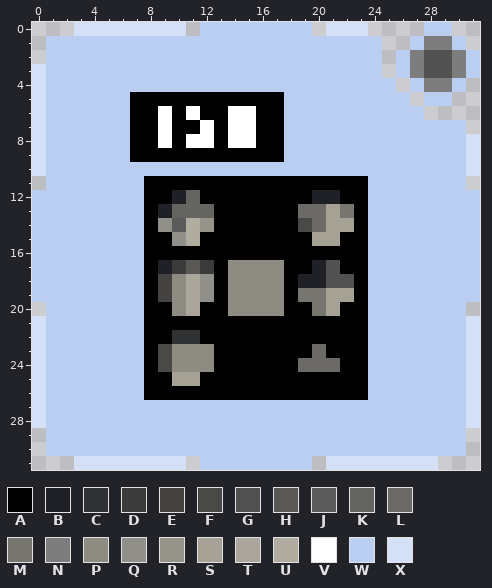
One commit to this pixel-art sprite: Icons/Gemory.png. That is the earlier state.
The file is 32x32 pixels. Colours within 5 levels of each other are drawn and written as one.
Palette (. is transparent): A #010101  B #202126  C #313234  D #3b3b3b  E #444341  F #494947  G #515151  H #595854  J #5b5b5b  K #646560  L #6b6a66  M #767570  N #7d7d7d  P #8e8b82  Q #908f8a  R #96938a  S #a5a195  T #aaa69b  U #b0aca0  V #ffffff  W #b9cef0  X #d3e0f5
And afterwards:
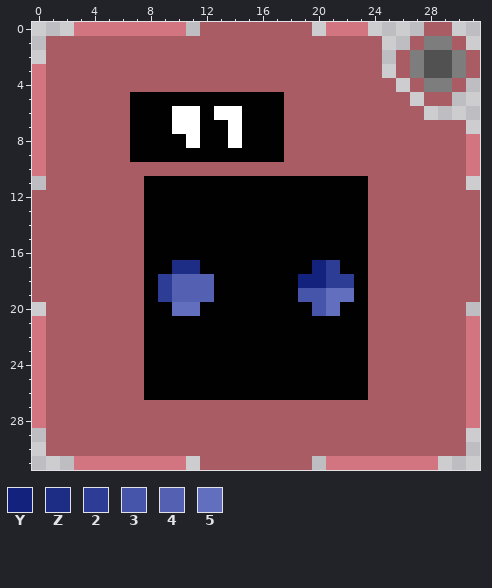
Colours new in this view: Y #13237d  Z #1d2d85  2 #2d3d96  3 #4655a9  4 #5461b3  5 #626fbf
The exact change:
@@ palette @@
-W #b9cef0
+W #aa5c65
-X #d3e0f5
+X #d37481
@@ x 7..17 @@
  5 AAAAAAAAAAA
- 6 AAVAVAAVVAA
- 7 AAVAAVAVVAA
- 8 AAVAVVAVVAA
+ 6 AAAVVAVVAAA
+ 7 AAAVVAAVAAA
+ 8 AAAAVAAVAAA
  9 AAAAAAAAAAA
@@ x 7..24 @@
 11 WAAAAAAAAAAAAAAAAW
-12 WAABKAAAAAAAABBAAW
-13 WABKKKAAAAAALLSMAW
-14 WAQJURAAAAAAFLSSAW
-15 WAAQUAAAAAAAASSAAW
+12 WAAAAAAAAAAAAAAAAW
+13 WAAAAAAAAAAAAAAAAW
+14 WAAAAAAAAAAAAAAAAW
+15 WAAAAAAAAAAAAAAAAW
 16 WAAAAAAAAAAAAAAAAW
-17 WABDHDAPPPPAABGAAW
-18 WAEPTQAPPPPABBGGAW
-19 WAEPTQAPPPPAMMSSAW
-20 WAAPTAAPPPPAAMSAAW
+17 WAAZZAAAAAAAAY2AAW
+18 WA2444AAAAAAYY22AW
+19 WA2444AAAAAA3355AW
+20 WAA55AAAAAAAA35AAW
 21 WAAAAAAAAAAAAAAAAW
-22 WAACCAAAAAAAAAAAAW
-23 WAFPPPAAAAAAALAAAW
-24 WAFPPPAAAAAALLLAAW
-25 WAASSAAAAAAAAAAAAW
+22 WAAAAAAAAAAAAAAAAW
+23 WAAAAAAAAAAAAAAAAW
+24 WAAAAAAAAAAAAAAAAW
+25 WAAAAAAAAAAAAAAAAW
 26 WAAAAAAAAAAAAAAAAW
Where, in picture pixels (left, top, right, bottom), the same in both pictures:
changed: (32, 22, 480, 470)
